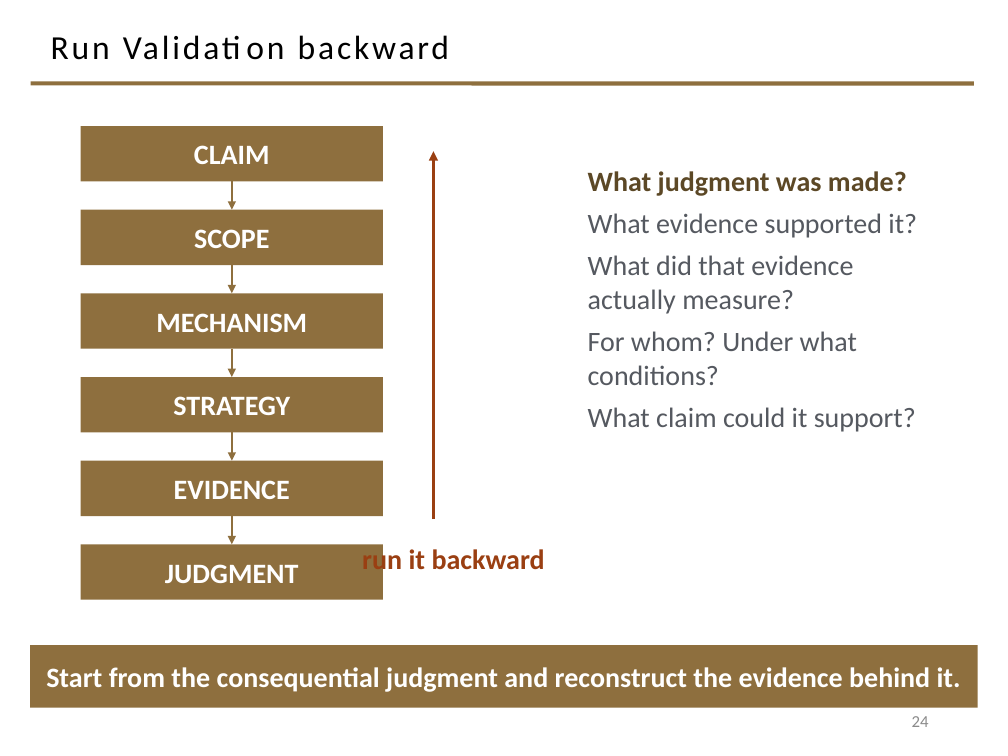
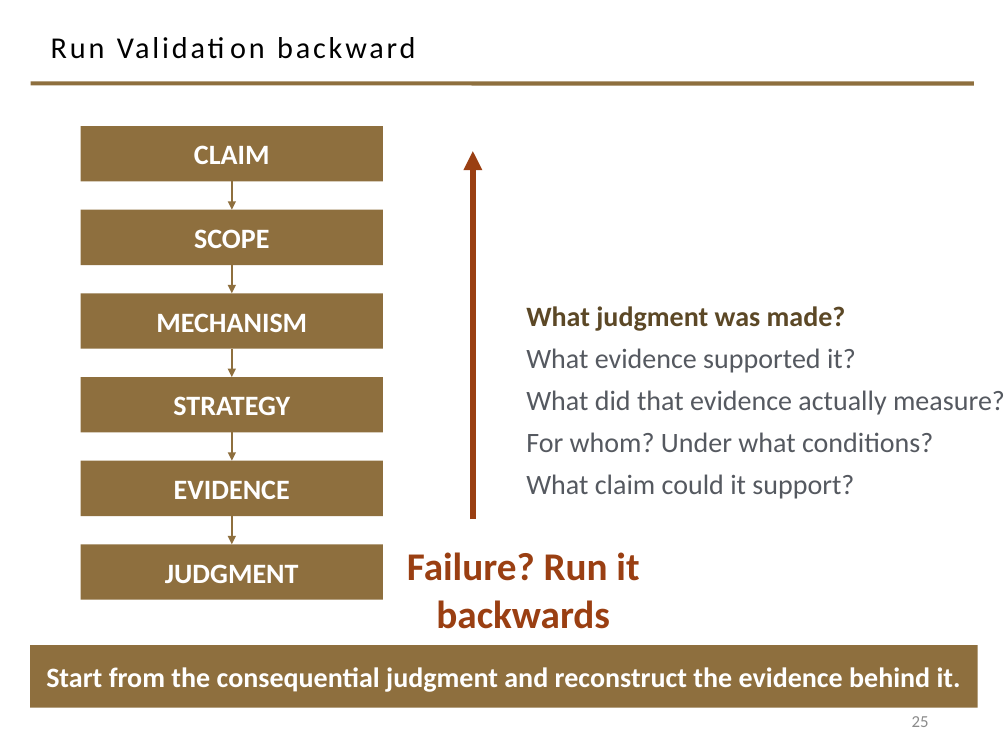
Before and after one commit to davisjam/model-based-agentic-software-engineering, a slide deck: slide 25 of course/lectures/act-2-delegation-and-control/04-failure-aware-engineering/2-4-Failure-Aware-Engineering.pptx (slide 24 before the commit). Drawn at 1008x756 pixels with LibreOffice and Linux fonts; fonts in the diff are those of the drawing; background and template pictures are left out. Boxes give left, top, right and bottom in pixels: in the first picture for what was removed or moved away, otherwise in the second. Text is boxed around its words. In the diff, an @@ line names an element or a change of style, - is before the commit and + after.

```diff
--- a/course/lectures/act-2-delegation-and-control/04-failure-aware-engineering/2-4-Failure-Aware-Engineering.pptx
+++ b/course/lectures/act-2-delegation-and-control/04-failure-aware-engineering/2-4-Failure-Aware-Engineering.pptx
@@ title "Run Validation backward" at bbox=[51, 37, 415, 59]: size 24 to 21.6 pt @@
@@ arrow moved from (433, 519) - (433, 151) to (473, 519) - (473, 151) @@
@@ arrow (473, 519) - (473, 151): stroke #9A3F12 2.25 pt to #9A3F12 4.5 pt @@
@@ text "What judgment was made?" rewrapped from bbox=[588, 171, 917, 432] to bbox=[526, 306, 1005, 499] @@
@@ text at bbox=[407, 552, 639, 629]: text changed; size 20 to 28 pt @@
-run it backward
+Failure? Run it backwards
@@ page number at bbox=[912, 716, 929, 727]: text changed @@
-24
+25
```
Also in this commit, not shown: 36 other slides changed, 1 slide added.
